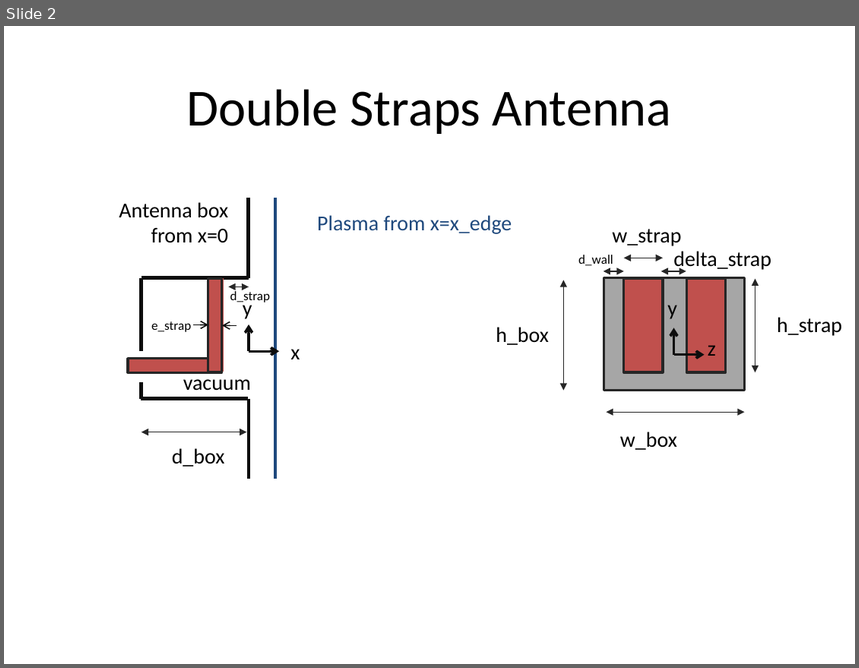
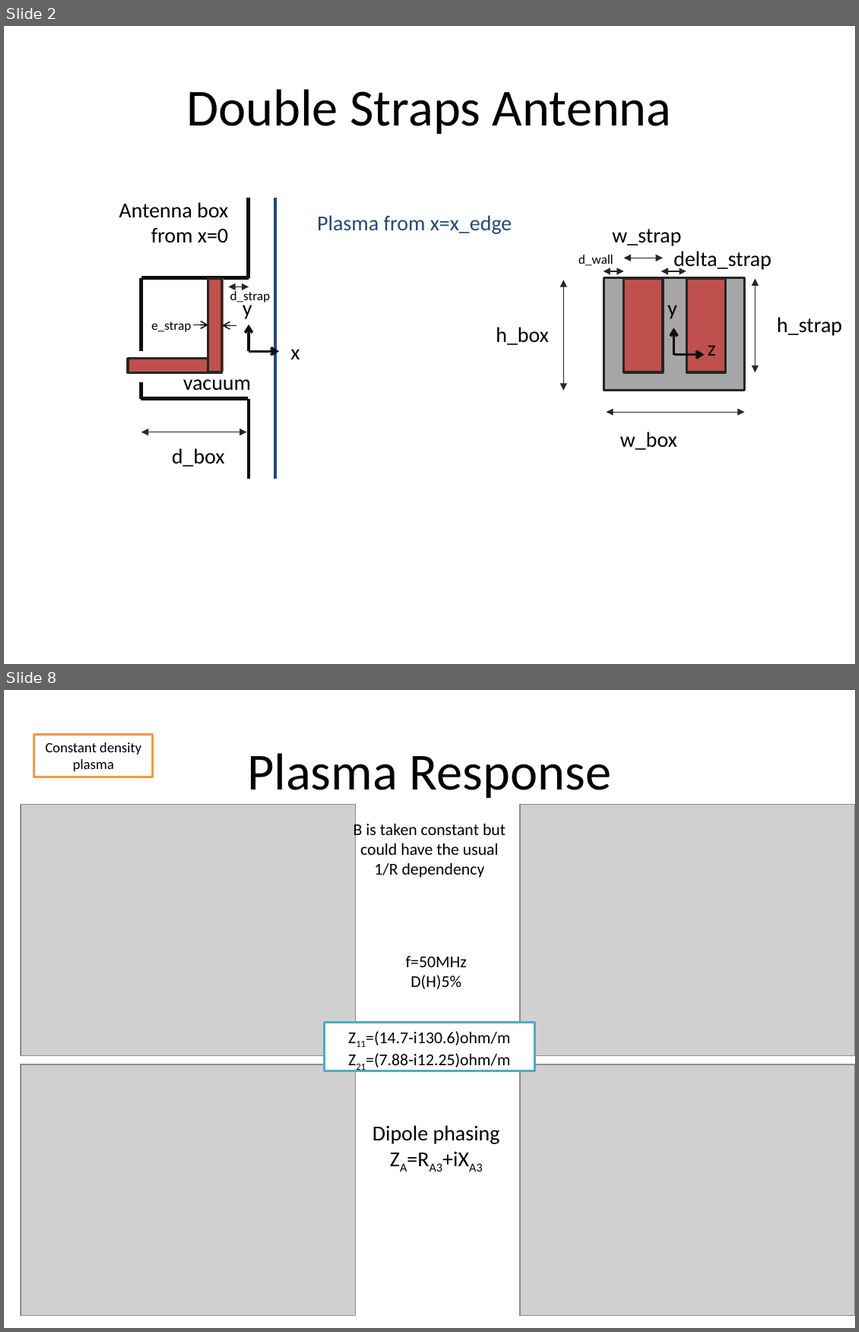
Before and after one commit to jhillairet/SOFT2018_Cold_Plasma_Modeling, a slide deck: Test Configurations/Test Geometries.pptx. Shown one above the other, each under a label of ours: slide 2 before the commit, slides 2 and 8 after it; the slides between them are not shown. The pictures are 859x668 and 859x1332 pixels, drawn with LibreOffice and Linux fonts; fonts in the diff are those of the drawing; grey boxes stand for pictures. Boxes give left, top, right and bottom in pixels: in the first picture for what was removed or moved away, otherwise in the second. Text is boxed around its words. In the diff, an @@ line names an element or a change of style, - is before the commit and + after.

```diff
--- a/Test Configurations/Test Geometries.pptx
+++ b/Test Configurations/Test Geometries.pptx
@@ slide 8 added at (4, 690, 855, 1328), background #FFFFFF @@
@@ rectangle added at (34, 734, 153, 777), fill #FFFFFF, outline #F79646 2 pt, 12 pt, text #000000 @@
+Constant density plasma
@@ title added at (247, 753, 611, 798), 44 pt, text #000000 @@
+Plasma Response
@@ picture added at (21, 805, 357, 1056) @@
@@ text added at (354, 821, 506, 878), 14 pt, text #000000 @@
+B is taken constant but could have the usual 1/R dependency
@@ picture added at (520, 805, 855, 1056) @@
@@ text added at (406, 956, 467, 989), 14 pt, text #000000 @@
+f=50MHz
+D(H)5%
@@ rectangle added at (324, 1023, 534, 1072), fill #FFFFFF, outline #4BACC6 2 pt, 14 pt, text #000000 @@
+Z11=(14.7-i130.6)ohm/m
+Z21=(7.88-i12.25)ohm/m
@@ picture added at (21, 1065, 357, 1315) @@
@@ picture added at (520, 1065, 855, 1315) @@
@@ text added at (373, 1125, 500, 1144), 18 pt, text #000000 @@
+Dipole phasing
+ZA=RA3+iXA3
```
Also in this commit, not shown: 2 slides changed, 9 other slides added, 1 other file.
